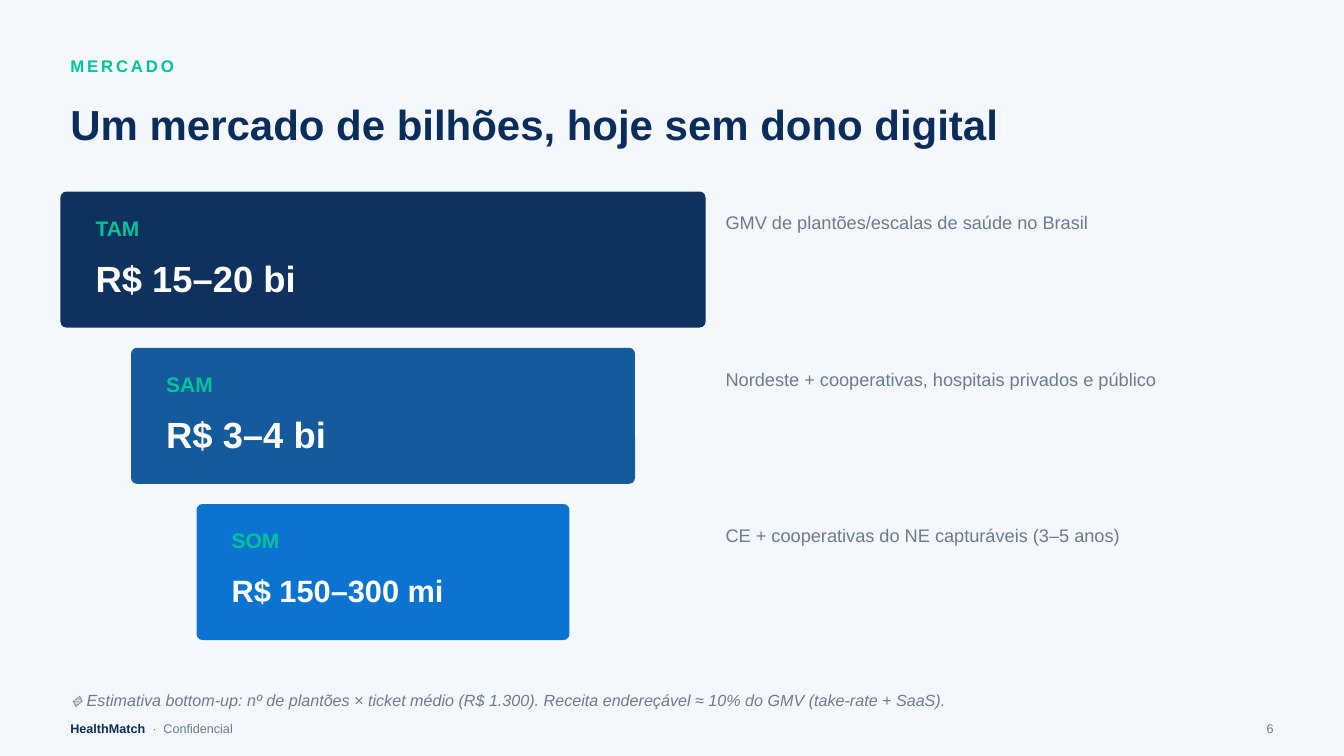
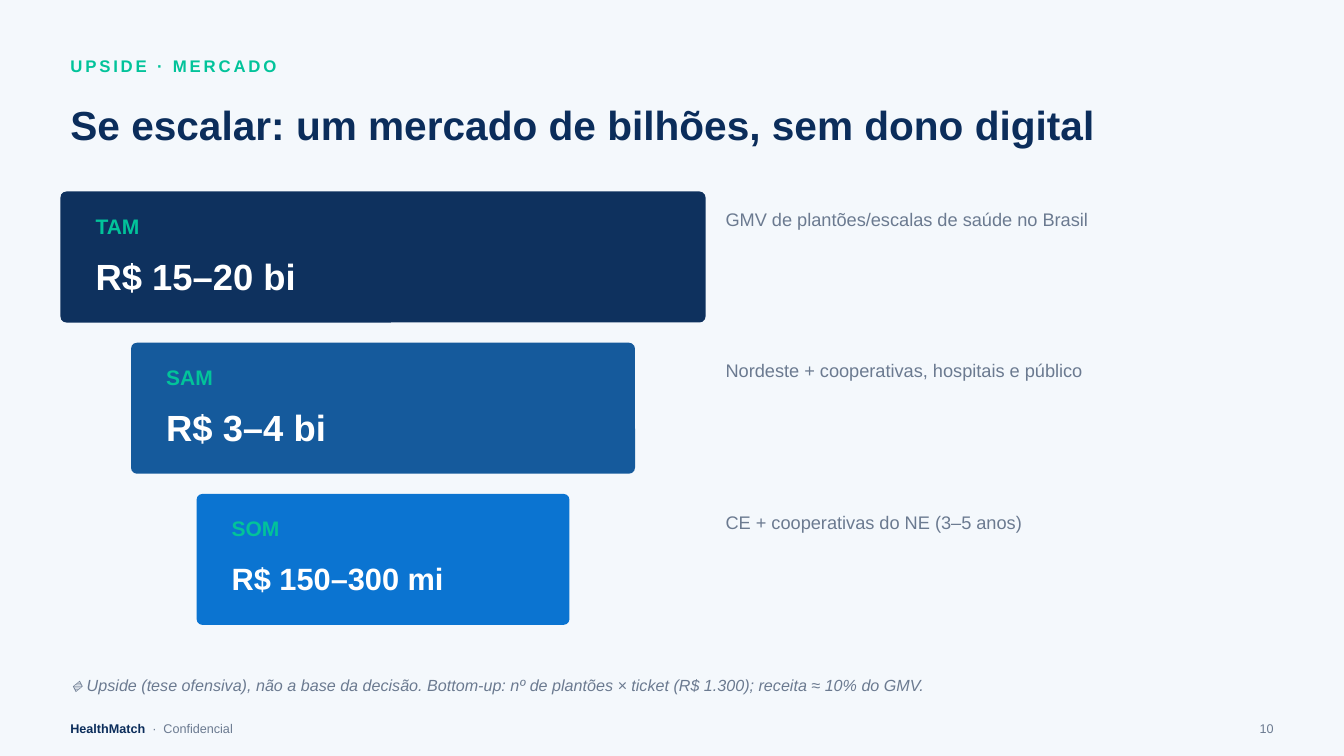
Before and after one commit to danielsmonteiro/conecta, a slide deck: slide 10 of business-plan/HealthMatch_Pitch_Deck.pptx (slide 6 before the commit). Drawn at 1344x756 pixels with LibreOffice and Linux fonts; fonts in the diff are those of the drawing. Boxes give left, top, right and bottom in pixels: in the first picture for what was removed or moved away, otherwise in the second. Text is boxed around its words. In the diff, an @@ line names an element or a change of style, - is before the commit and + after.

```diff
--- a/business-plan/HealthMatch_Pitch_Deck.pptx
+++ b/business-plan/HealthMatch_Pitch_Deck.pptx
@@ text at (70,60,277,72): text changed @@
-MERCADO
+UPSIDE · MERCADO
@@ text at (70,110,1094,147): text changed; size 30 to 29 pt @@
-Um mercado de bilhões, hoje sem dono digital
+Se escalar: um mercado de bilhões, sem dono digital
@@ rounded rectangle: place and size @@
-rounded rectangle at (60,192,706,328)
+rounded rectangle at (60,192,706,323)
@@ rounded rectangle: place and size @@
-rounded rectangle at (131,348,635,484)
+rounded rectangle at (131,343,635,474)
@@ text "SAM": place and size @@
-text "SAM" at (166,377,213,392)
+text "SAM" at (166,370,213,385)
@@ text at (726,363,1083,381): text changed @@
-Nordeste + cooperativas, hospitais privados e público
+Nordeste + cooperativas, hospitais e público
@@ text "R$ 3–4 bi": place and size @@
-text "R$ 3–4 bi" at (166,421,326,451)
+text "R$ 3–4 bi" at (166,414,326,444)
@@ proportions changed in 3 elements at (60,192,706,323), (131,343,635,474), (197,494,570,625) @@
@@ rounded rectangle: place and size @@
-rounded rectangle at (197,504,570,640)
+rounded rectangle at (197,494,570,625)
@@ text "SOM": place and size @@
-text "SOM" at (232,533,280,548)
+text "SOM" at (232,521,280,536)
@@ text at (726,516,1021,533): text changed @@
-CE + cooperativas do NE capturáveis (3–5 anos)
+CE + cooperativas do NE (3–5 anos)
@@ text "R$ 150–300 mi": place and size @@
-text "R$ 150–300 mi" at (232,579,444,605)
+text "R$ 150–300 mi" at (232,567,444,593)
@@ text at (87,679,924,695): text changed @@
-🔹 Estimativa bottom-up: nº de plantões × ticket médio (R$ 1.300). Receita endereçável ≈ 10% do GMV (take-rate + SaaS).
+🔹 Upside (tese ofensiva), não a base da decisão. Bottom-up: nº de plantões × ticket (R$ 1.300); receita ≈ 10% do GMV.
@@ text at (1260,724,1274,733): text changed @@
-6
+10
```
Also in this commit, not shown: 7 other slides changed, 8 slides added, 6 slides removed, 10 other files.
